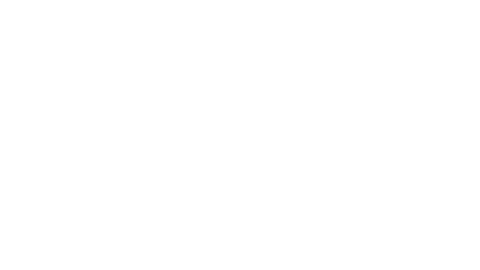
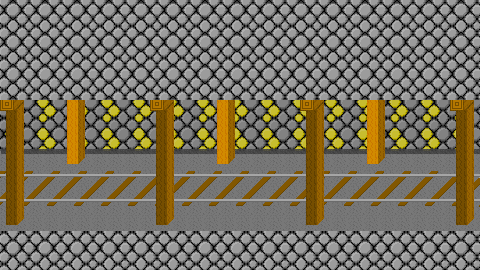
Layered file, before and after one edit (480×270). Changes by layer:
showed group "境界" (3 layers) over [0, 0, 480, 236]
painted on "背景_岩" (1st of 3, in "境界") over [0, 96, 480, 100]
showed group "柱" (22 layers) over [0, 90, 480, 225]
added group "柱（手前）" with 16 layers in group "柱" over [0, 90, 480, 225]
showed group "柱4" (1st of 3, in "柱" › "柱（手前）") (3 layers), moved it into group "柱（手前）" over [450, 90, 480, 225]
showed group "柱3" (1st of 3, in "柱" › "柱（手前）") (3 layers), moved it into group "柱（手前）" over [300, 90, 334, 225]
showed group "柱2" (1st of 3, in "柱" › "柱（手前）") (3 layers), moved it into group "柱（手前）" over [150, 90, 184, 225]
showed group "柱1" (1st of 3, in "柱" › "柱（手前）") (3 layers), moved it into group "柱（手前）" over [0, 90, 34, 225]
showed group "境界(中)" (1 layers) over [1, 149, 480, 154]
"中": opacity 100% → 90%, painted on it over [1, 149, 480, 154]
showed group "レール" (1st of 2) (3 layers) over [0, 171, 480, 267]
painted on "レール(真ん中)" over [379, 265, 393, 267]
showed group "鉱石背景_硫黄" (1st of 2) (1 layers) over [0, 90, 480, 151]
showed group "鉱脈_床" (1 layers) over [0, 151, 480, 231]
showed group "背景_岩" (2nd of 3) (1 layers) over [0, 0, 480, 270]
